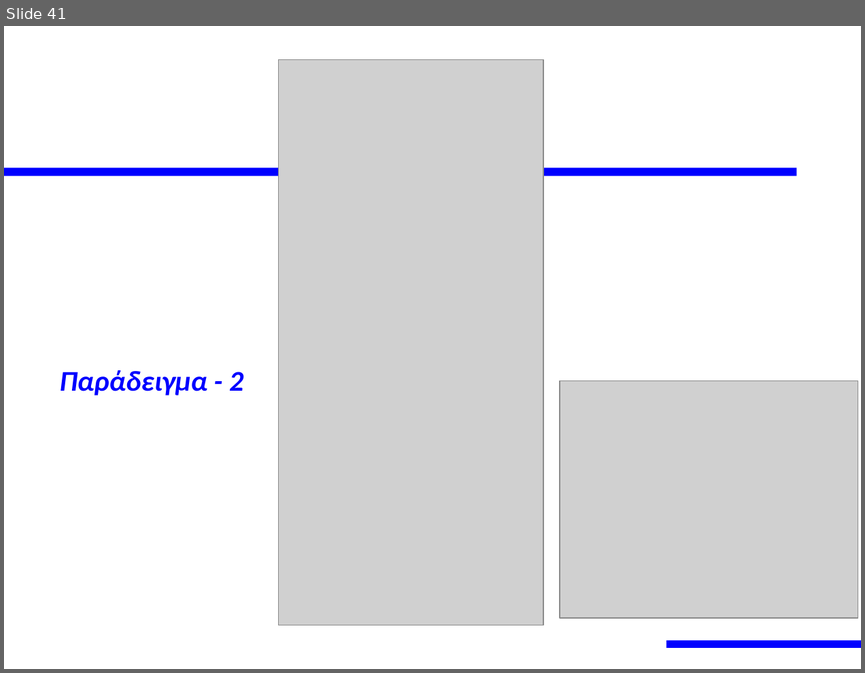
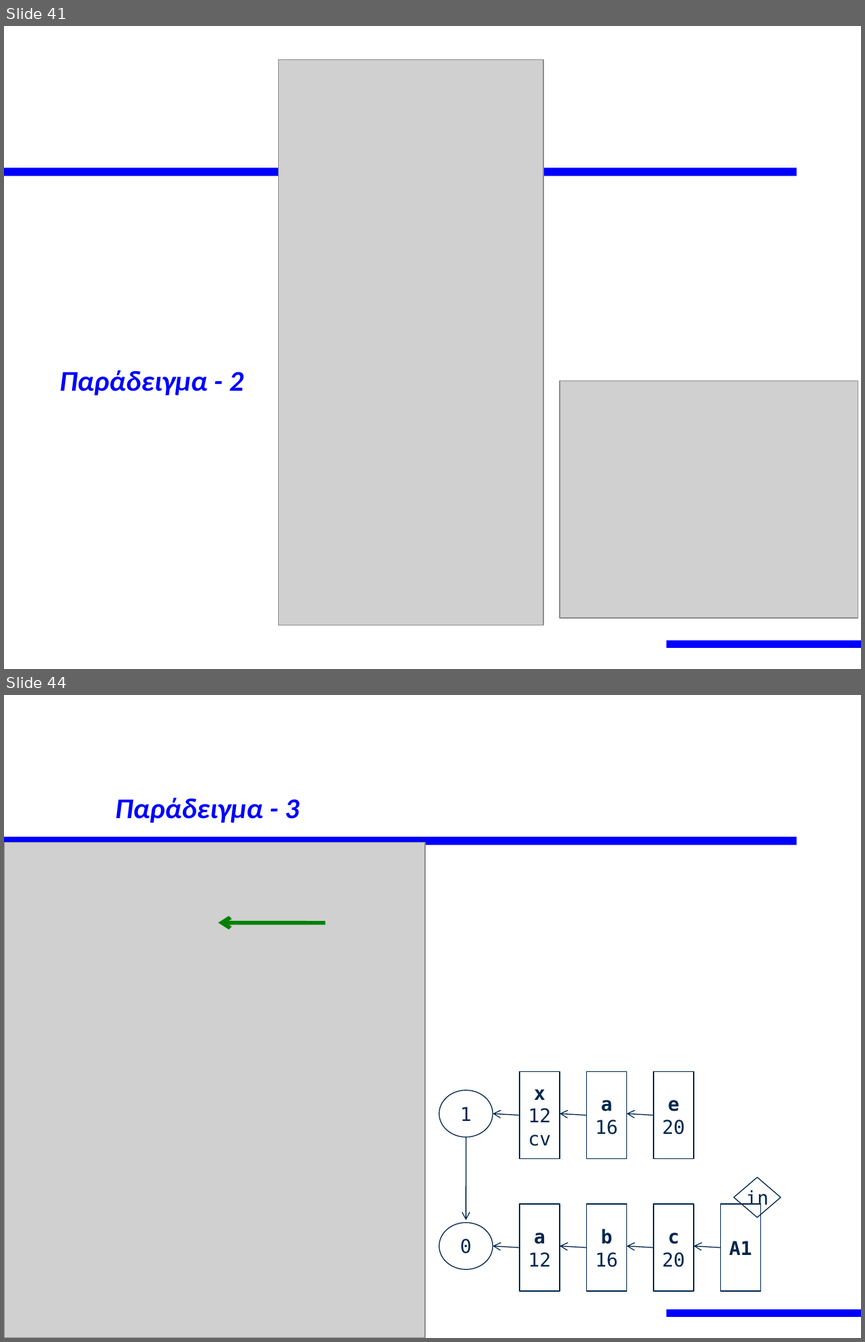
Before and after one commit to ketoglou/mlc, a slide deck: documents/course/Πίνακας Συμβόλων.pptx. Shown one above the other, each under a label of ours: slide 41 before the commit, slides 41 and 44 after it; the slides between them are not shown. The pictures are 865x673 and 865x1342 pixels, drawn with LibreOffice and Linux fonts; fonts in the diff are those of the drawing; grey boxes stand for pictures. Boxes give left, top, right and bottom in pixels: in the first picture for what was removed or moved away, otherwise in the second. Text is boxed around its words. In the diff, an @@ line names an element or a change of style, - is before the commit and + after.

```diff
--- a/documents/course/Πίνακας Συμβόλων.pptx
+++ b/documents/course/Πίνακας Συμβόλων.pptx
@@ slide 44 added at box(4, 695, 861, 1338), background #FFFFFF; not listed: 2 template elements that a slide beside it also shows @@
@@ title added at box(115, 798, 299, 823), 24 pt, text #0000FF, bold, italic @@
+Παράδειγμα - 3
@@ picture added at box(4, 843, 425, 1338) @@
@@ arrow added from (325, 923) to (218, 923), #008000 3.25 pt @@
@@ rectangle added at box(520, 1071, 560, 1159), outline #00264C 0.75 pt, 16 pt, text #00264C @@
+x
+12
+cv
@@ rectangle added at box(587, 1071, 627, 1159), outline #00264C 0.75 pt, 16 pt, text #00264C @@
+a
+16
@@ rectangle added at box(653, 1071, 694, 1159), outline #00264C 0.75 pt, 16 pt, text #00264C @@
+e
+20
@@ ellipse added at box(439, 1090, 493, 1137), outline #00264C 0.75 pt, 16 pt, text #00264C @@
+1
@@ arrow added from (520, 1115) to (492, 1113), #00264C 0.75 pt @@
@@ arrow added from (587, 1115) to (559, 1113), #00264C 0.75 pt @@
@@ arrow added from (653, 1115) to (627, 1113), #00264C 0.75 pt @@
@@ arrow added from (466, 1137) to (466, 1219), #00264C 0.75 pt @@
@@ diamond added at box(734, 1177, 781, 1218), outline #00264C 0.75 pt, 16 pt, text #00264C @@
+in
@@ rectangle added at box(520, 1204, 560, 1291), outline #00264C 0.75 pt, 16 pt, text #00264C @@
+a
+12
@@ rectangle added at box(587, 1204, 627, 1291), outline #00264C 0.75 pt, 16 pt, text #00264C @@
+b
+16
@@ rectangle added at box(653, 1204, 694, 1291), outline #00264C 0.75 pt, 16 pt, text #00264C @@
+c
+20
@@ rectangle added at box(720, 1204, 761, 1291), outline #00264C 0.75 pt, 16 pt, text #00264C, bold @@
+A1
@@ ellipse added at box(439, 1222, 493, 1269), outline #00264C 0.75 pt, 16 pt, text #00264C @@
+0
@@ arrow added from (520, 1248) to (492, 1246), #00264C 0.75 pt @@
@@ arrow added from (587, 1248) to (559, 1246), #00264C 0.75 pt @@
@@ arrow added from (653, 1248) to (627, 1246), #00264C 0.75 pt @@
@@ arrow added from (720, 1248) to (694, 1246), #00264C 0.75 pt @@
```
Also in this commit, not shown: 17 other slides added, 12 other files.
